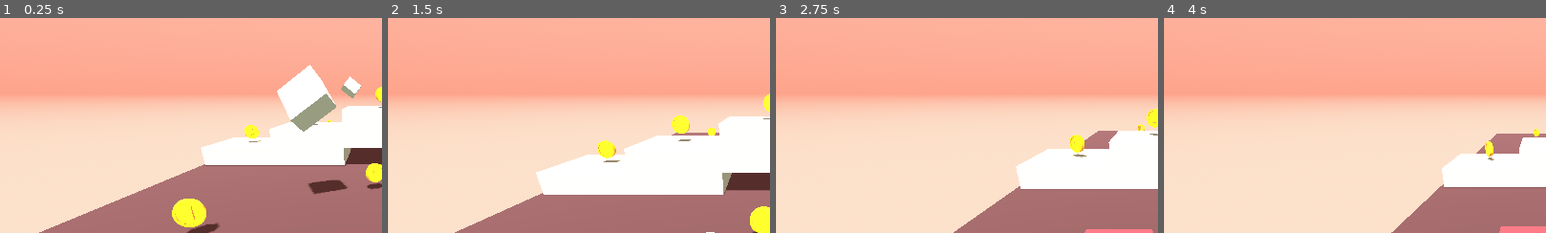
Above: before the commit, frames 1-4 (left to right).
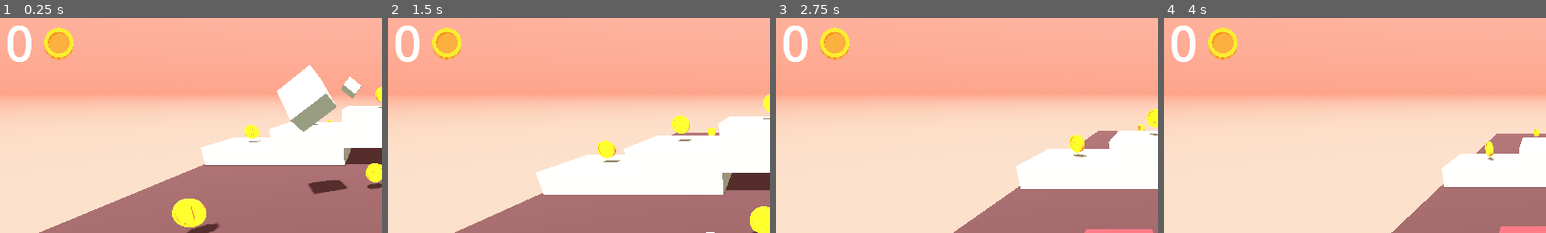
Above: after the commit, the same moments.

Repository: joshu725/Picker3D-Godot4
Game: Godot game, scene res://nivel_1.tscn
The game is run twice, just before and just after one commit, with the same random seed, the same clock (stepped at 60 frames per second) and the same inputs. Sound files missing from this copy of the repository are replaced by a short silence.
Inputs (mouse positions are % of the whole screen's width and height, from its top left):
- Up to frame 1 (0.25 s): no input
- Up to frame 2 (1.5 s): tap Enter (ui_accept) at 0.5, 0.77 s; move the mouse to (45, 70) at 0.52 s; hold Up (ui_up) 0.53-1.25 s; click (45, 70) at 0.67 s; drag from (80, 65) to (45, 70) at 1.27 s
- Up to frame 3 (2.75 s): move the mouse to (20, 35) at 2.02 s; hold Left (ui_left) from 2.03 s (still down)
- Up to frame 4 (4 s): release Left (ui_left) at 2.75 s; drag from (55, 50) to (20, 35) at 2.77 s; move the mouse to (35, 25) at 3.52 s; hold Down (ui_down) from 3.53 s (still down); tap Enter (ui_accept) at 3.77 s
The pictures show only the part of the screen within x 1-51%, y 2-52%; the shares and areas given below are measured in that part.

The runs differ from the first frame. In frame 1, 1.5% of the frame differs, in the area x 2-20%, y 3-21%; in frame 2, 1.5%; in frame 3, 1.5%; in frame 4, 1.5%.

Commit message:
v1.06 - Se agrega contador de monedas agarradas

Diff:
--- /dev/null
+++ b/nivel_1.gd
@@ -0,0 +1,14 @@
+extends Node3D
+
+
+# Called when the node enters the scene tree for the first time.
+func _ready():
+	pass # Replace with function body.
+
+
+# Called every frame. 'delta' is the elapsed time since the previous frame.
+func _process(delta):
+	pass
+
+func _on_monedas_child_exiting_tree(node):
+	$Cantidad_Monedas.text = str(int($Cantidad_Monedas.text) + 1)
--- a/nivel_1.tscn
+++ b/nivel_1.tscn
@@ -1,6 +1,7 @@
-[gd_scene load_steps=16 format=3 uid="uid://mbeuuhqr8pyw"]
+[gd_scene load_steps=18 format=3 uid="uid://mbeuuhqr8pyw"]
 
 [ext_resource type="PackedScene" uid="uid://rqwsyuuck83i" path="res://bloque.tscn" id="1_6iukh"]
+[ext_resource type="Script" path="res://nivel_1.gd" id="1_vvxq5"]
 [ext_resource type="PackedScene" uid="uid://dld3p23dct6ul" path="res://personaje.tscn" id="2_8na3h"]
 [ext_resource type="PackedScene" uid="uid://c804uxm3o0cra" path="res://moneda.tscn" id="3_p0qrn"]
 [ext_resource type="Environment" uid="uid://dayk8w2qroh3m" path="res://resources/nivel_1_enviroment.tres" id="4_otp2n"]
@@ -9,6 +10,7 @@
 [ext_resource type="Texture2D" uid="uid://ibdby82o1d5k" path="res://assets/buttons/button_light.png" id="6_bqt2m"]
 [ext_resource type="AudioStream" uid="uid://bsma71t5467sx" path="res://assets/sounds/bg_music.mp3" id="7_vty0s"]
 [ext_resource type="Texture2D" uid="uid://b3pb6aqxahx75" path="res://assets/buttons/button_dark.png" id="7_y301a"]
+[ext_resource type="Texture2D" uid="uid://br88txns81t5q" path="res://assets/coin.png" id="11_pud5y"]
 
 [sub_resource type="StandardMaterial3D" id="StandardMaterial3D_odsyk"]
 albedo_color = Color(0.305882, 0.219608, 0.239216, 1)
@@ -31,6 +33,7 @@
 size = Vector3(6, 0.75, 3)
 
 [node name="Nivel1" type="Node3D"]
+script = ExtResource("1_vvxq5")
 
 [node name="WorldEnvironment" type="WorldEnvironment" parent="."]
 environment = ExtResource("4_otp2n")
@@ -196,3 +199,31 @@
 stream = ExtResource("7_vty0s")
 volume_db = -5.0
 autoplay = true
+
+[node name="Cantidad_Monedas" type="Label" parent="."]
+offset_left = 30.0
+offset_right = 101.0
+offset_bottom = 171.0
+theme_override_font_sizes/font_size = 125
+text = "0"
+horizontal_alignment = 1
+vertical_alignment = 1
+
+[node name="Imagen_Moneda" type="TextureRect" parent="Cantidad_Monedas"]
+layout_mode = 1
+anchors_preset = 6
+anchor_left = 1.0
+anchor_top = 0.5
+anchor_right = 1.0
+anchor_bottom = 0.5
+offset_left = 24.0
+offset_top = -37.0
+offset_right = 64.0
+offset_bottom = 3.0
+grow_horizontal = 0
+grow_vertical = 2
+scale = Vector2(2, 2)
+texture = ExtResource("11_pud5y")
+expand_mode = 2
+
+[connection signal="child_exiting_tree" from="Monedas" to="." method="_on_monedas_child_exiting_tree"]
Binary file added: assets/coin.png
Not shown, added: assets/coin.png.import
